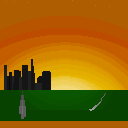
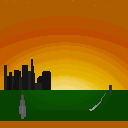
Revision of a layered (128, 128) image; what changed, layer by layer:
added layer "Layer 13" above "Layer 6" over (109, 85, 112, 94)
